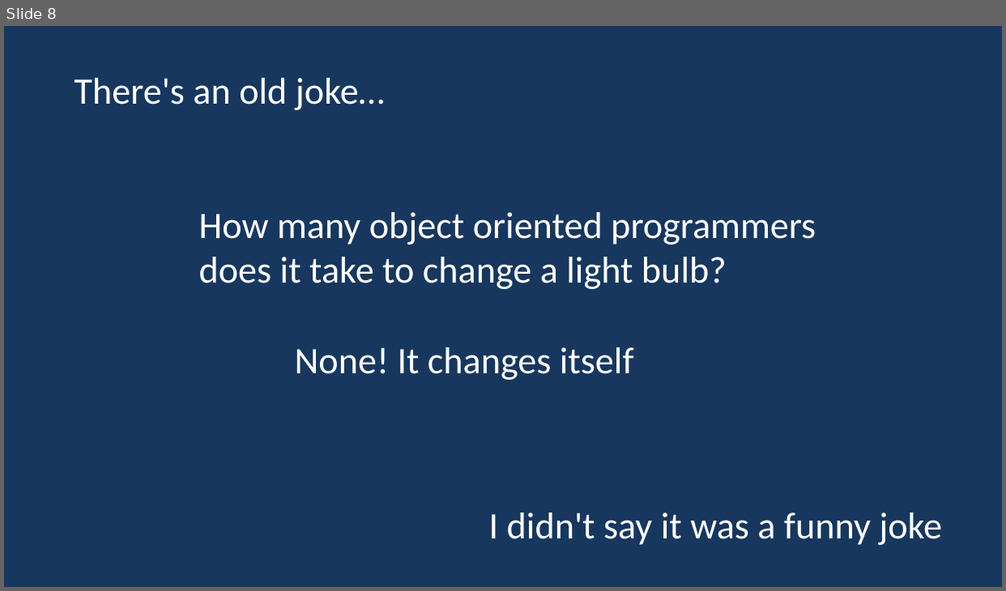
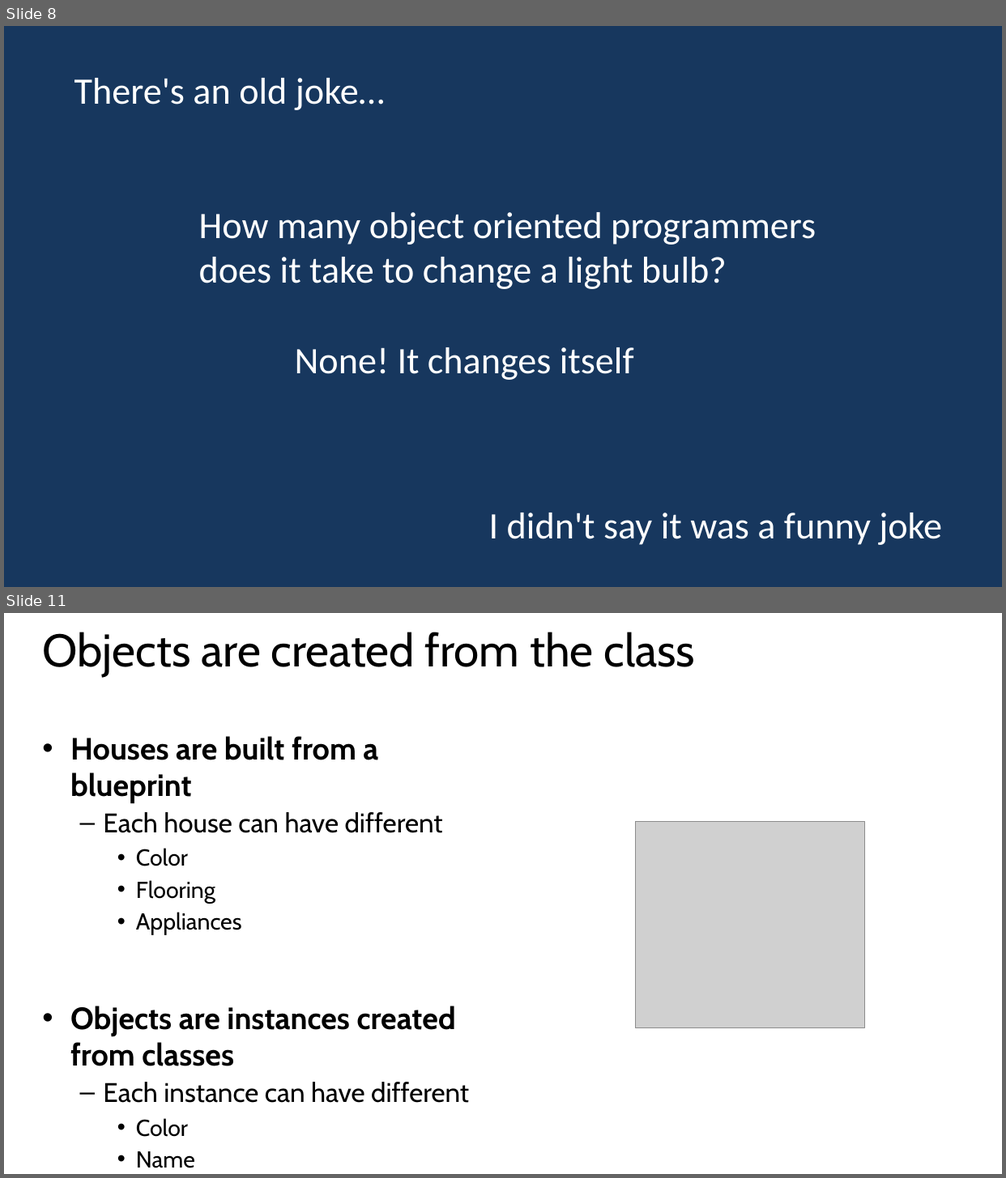
Before and after one commit to mkscala/AdvancedFlask, a slide deck: Slides/Module 2 - Object Oriented Programming.pptx. Shown one above the other, each under a label of ours: slide 8 before the commit, slides 8 and 11 after it; the slides between them are not shown. The pictures are 1006x591 and 1006x1178 pixels, drawn with LibreOffice and Linux fonts; fonts in the diff are those of the drawing; grey boxes stand for pictures. Boxes give left, top, right and bottom in pixels: in the first picture for what was removed or moved away, otherwise in the second. Text is boxed around its words. In the diff, an @@ line names an element or a change of style, - is before the commit and + after.

```diff
--- a/Slides/Module 2 - Object Oriented Programming.pptx
+++ b/Slides/Module 2 - Object Oriented Programming.pptx
@@ slide 11 added at box(4, 613, 1002, 1174), background #FFFFFF @@
@@ title added at box(43, 632, 695, 677), 44 pt, text #000000 @@
+Objects are created from the class
@@ text added at box(70, 736, 469, 1137), 29.6 pt, text #000000 @@
+• Houses are built from a blueprint
+  – Each house can have different
+    • Color
+    • Flooring
+    • Appliances
+• Objects are instances created from classes
+  – Each instance can have different
+    • Color
+    • Name
@@ picture added at box(636, 822, 865, 1029) @@
```
Also in this commit, not shown: 10 slides changed, 4 other slides added, 3 other files.
